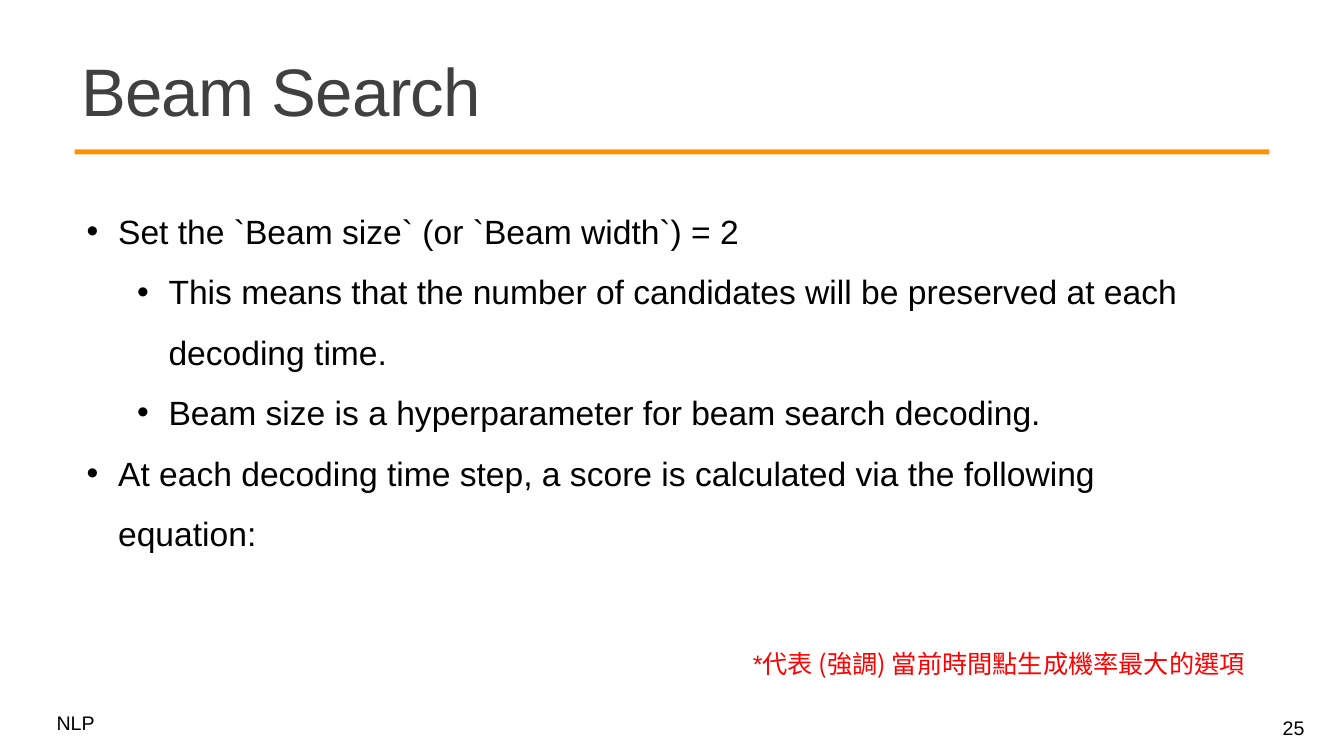
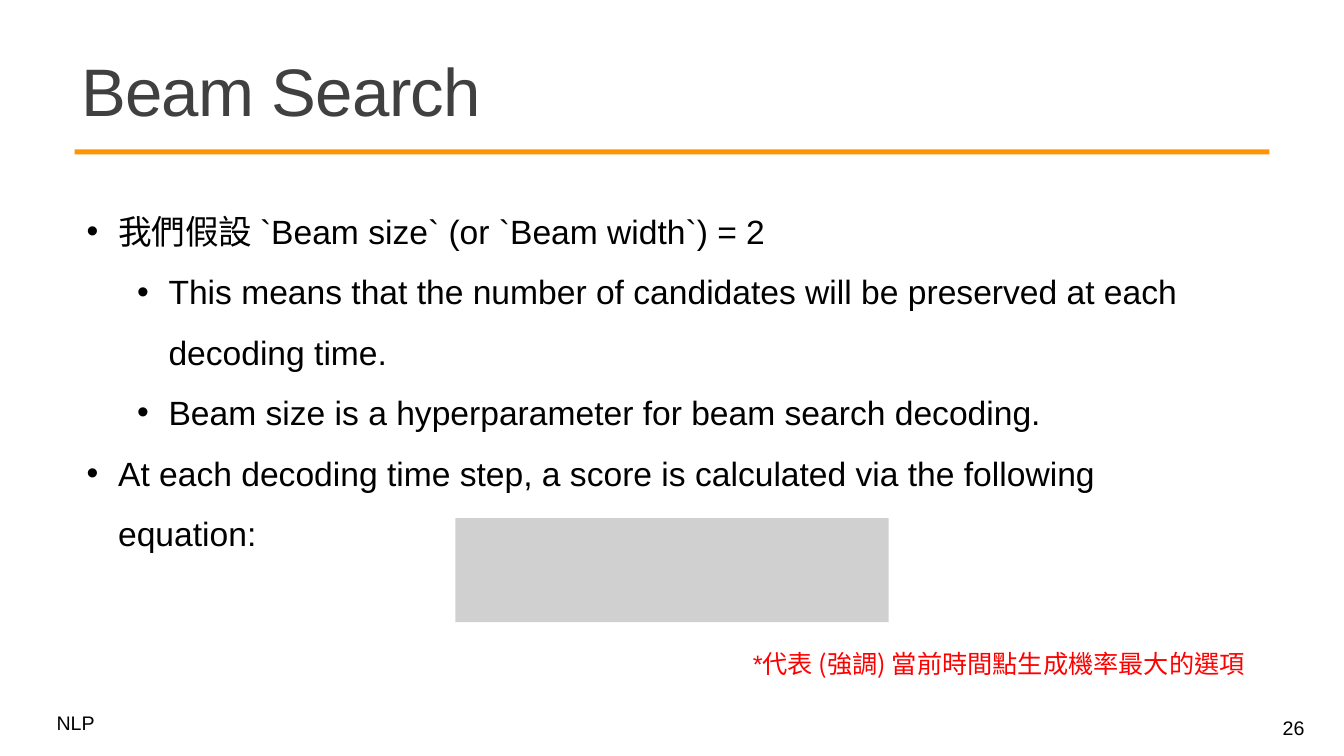
Before and after one commit to mcps5601/CGUNLP_2026_Spring, a slide deck: slide 26 of slides/w8_decoder_0413.pptx (slide 25 before the commit). Drawn at 1344x756 pixels with LibreOffice and Linux fonts; fonts in the diff are those of the drawing; grey boxes stand for pictures; background and template pictures are left out. Boxes give left, top, right and bottom in pixels: in the first picture for what was removed or moved away, otherwise in the second. Text is boxed around its words. In the diff, an @@ line names an element or a change of style, - is before the commit and + after.

```diff
--- a/slides/w8_decoder_0413.pptx
+++ b/slides/w8_decoder_0413.pptx
@@ text at <box>118,216,765,251</box>: text changed @@
-• Set the `Beam size` (or `Beam width`) = 2
+• 我們假設 `Beam size` (or `Beam width`) = 2
@@ picture added at <box>456,518,889,622</box> @@
@@ page number at <box>1283,721,1305,736</box>: text changed @@
-25
+26
```
Also in this commit, not shown: 13 other slides changed, 1 slide added, 1 other file.
